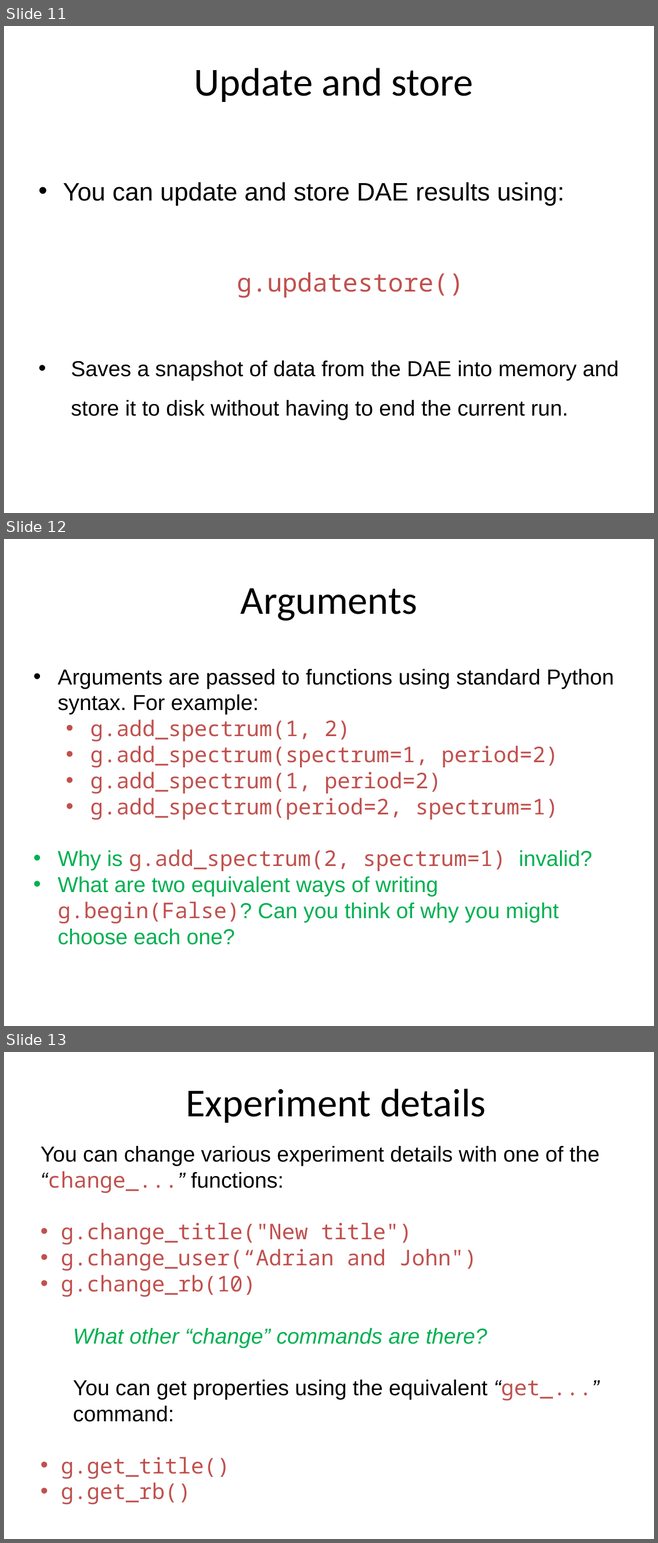
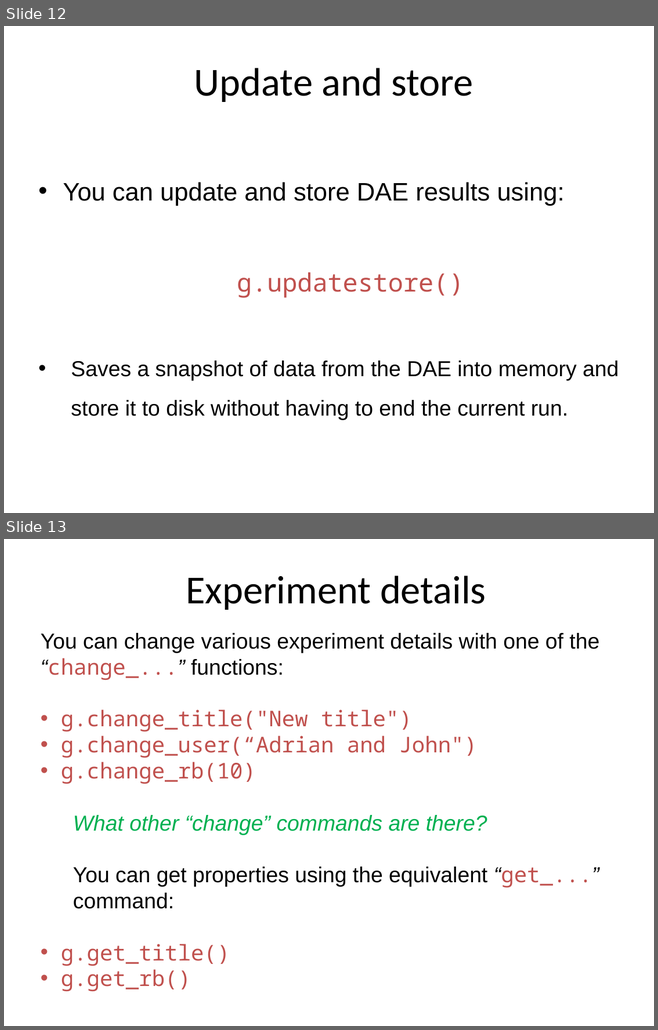
Before and after one commit to ISISComputingGroup/ibex_user_manual, a slide deck: genie_python_and_ibex/genie_python_and_ibex.pptx. Shown one above the other, each under a label of ours: slides 11, 12 and 13 before the commit, slides 12 and 13 after it. The pictures are 658x1543 and 658x1030 pixels, drawn with LibreOffice and Linux fonts; fonts in the diff are those of the drawing; background and template pictures are left out. Boxes give left, top, right and bottom in pixels: in the first picture for what was removed or moved away, otherwise in the second. Text is boxed around its words. In the diff, an @@ line names an element or a change of style, - is before the commit and + after.

Commit message:
Updated genie_python course slides

```diff
--- a/genie_python_and_ibex/genie_python_and_ibex.pptx
+++ b/genie_python_and_ibex/genie_python_and_ibex.pptx
@@ slide 12 removed at <box>4,539,654,1026</box>, background #FFFFFF @@
@@ title removed at <box>241,588,417,621</box> @@
-Arguments
@@ text removed at <box>58,669,614,924</box> @@
-• Arguments are passed to functions using standard Python syntax. For example:
-  • g.add_spectrum(1, 2)
-  • g.add_spectrum(spectrum=1, period=2)
-  • g.add_spectrum(1, period=2)
-  • g.add_spectrum(period=2, spectrum=1)
-• Why is g.add_spectrum(2, spectrum=1) invalid?
-• What are two equivalent ways of writing g.begin(False)? Can you think of why you might choose each one?
@@ what was slide 11 is now slide 12 @@
```
Also in this commit, not shown: 8 slides changed, 2 slides added, 1 other slide removed.
